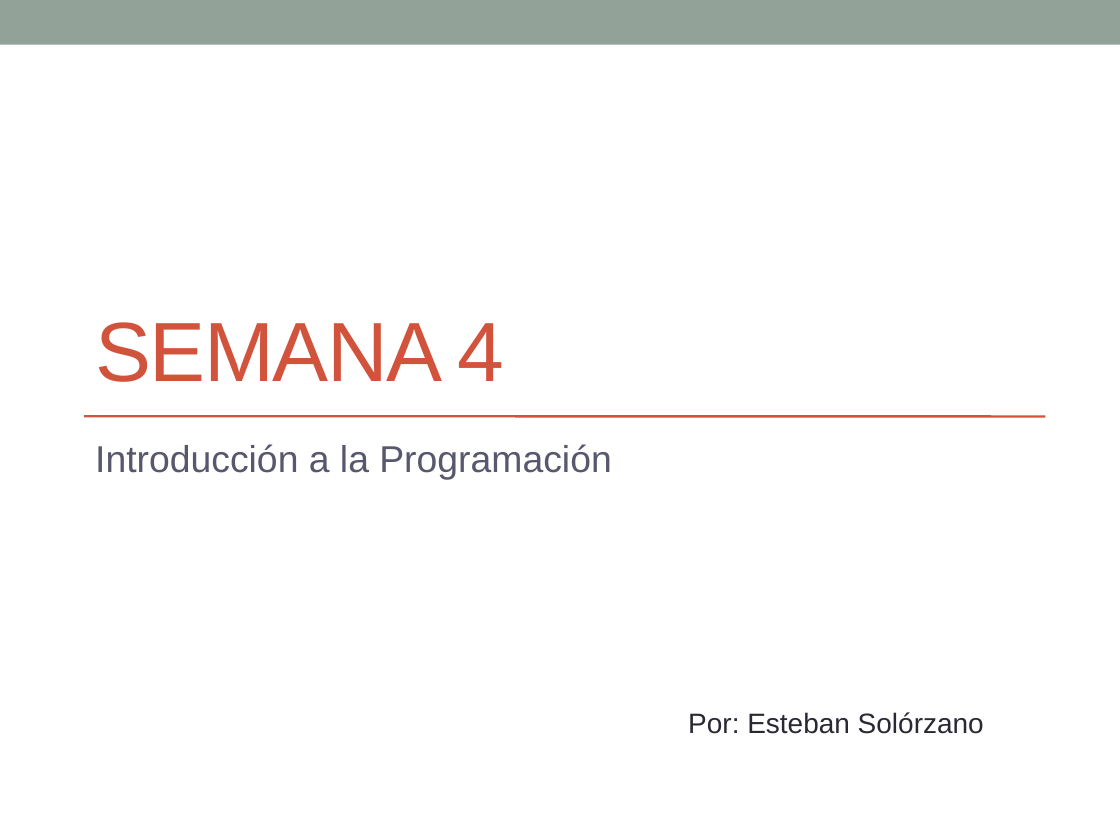
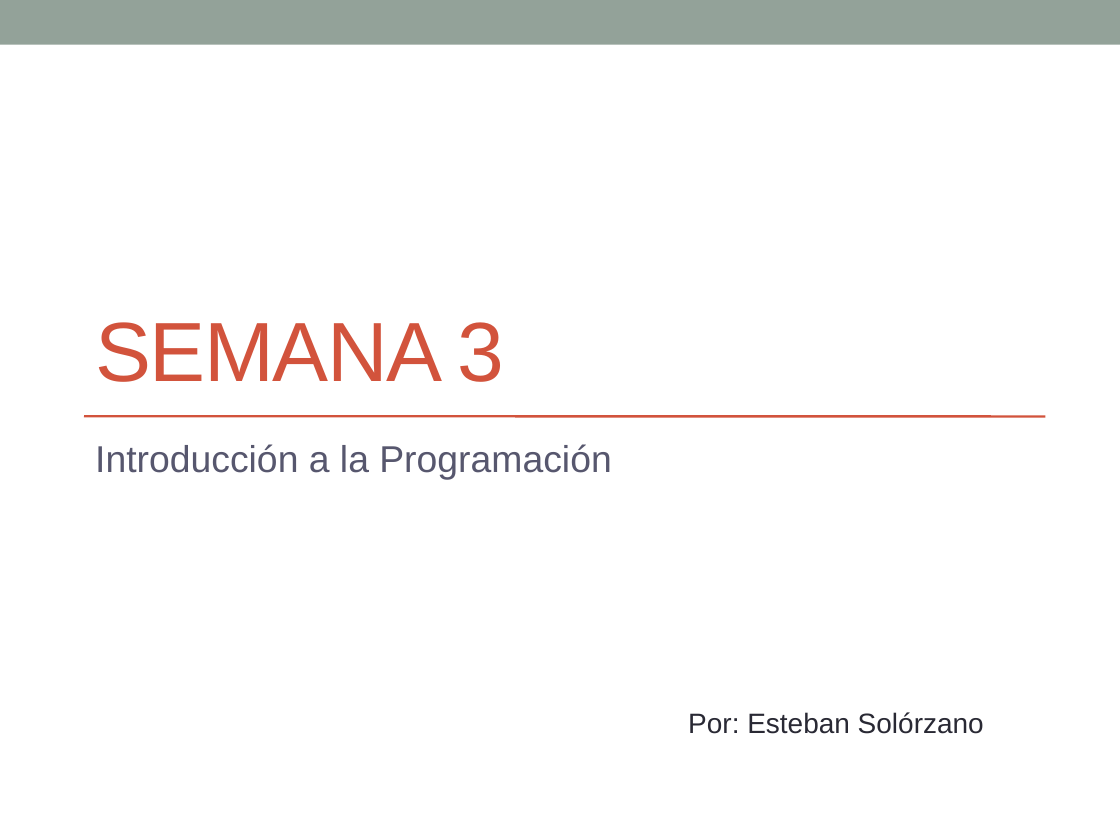
Before and after one commit to esolorzanob/UPI_Introduccion, a slide deck: slide 1 of Semana 4.pptx. Drawn at 1120x840 pixels with LibreOffice and Linux fonts; fonts in the diff are those of the drawing. Boxes give left, top, right and bottom in pixels: in the first picture for what was removed or moved away, otherwise in the second. Text is boxed around its words. In the diff, an @@ line names an element or a change of style, - is before the commit and + after.

```diff
--- a/Semana 4.pptx
+++ b/Semana 4.pptx
@@ title at <box>95,322,505,382</box>: text changed @@
-SEMANA 4
+SEMANA 3
```
Also in this commit, not shown: 5 other slides changed, 8 slides added, 5 slides removed, 25 other files.
